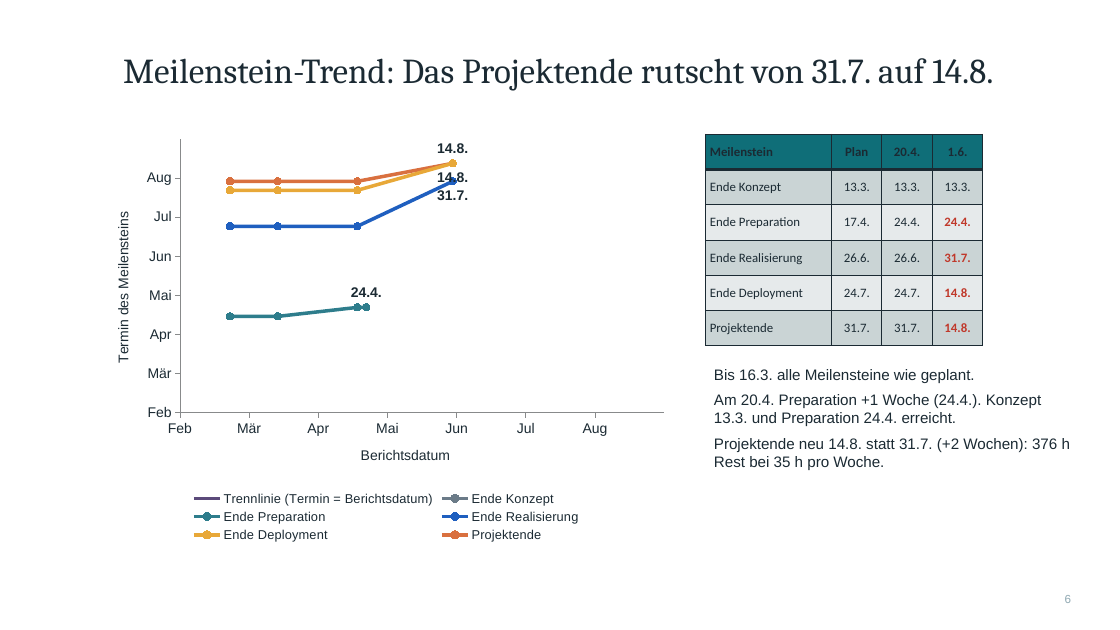
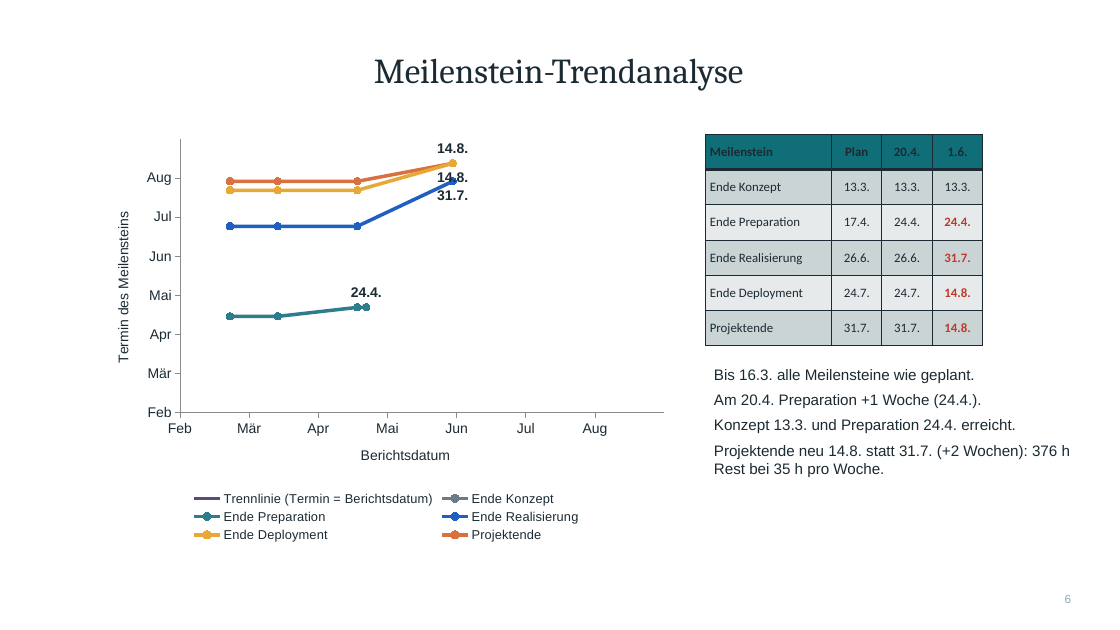
Before and after one commit to C4RN1V0R/Projektanalyse-pmqm, a slide deck: slide 6 of Projektpraesentation.pptx. Drawn at 1120x630 pixels with LibreOffice and Linux fonts; fonts in the diff are those of the drawing. Boxes give left, top, right and bottom in pixels: in the first picture for what was removed or moved away, otherwise in the second. Text is boxed around its words. In the diff, an @@ line names an element or a change of style, - is before the commit and + after.

```diff
--- a/Projektpraesentation.pptx
+++ b/Projektpraesentation.pptx
@@ title at (374,58,744,91): text changed @@
-Meilenstein-Trend: Das Projektende rutscht von 31.7. auf 14.8.
+Meilenstein-Trendanalyse
@@ text at (714,394,1016,433): text changed @@
-Am 20.4. Preparation +1 Woche (24.4.). Konzept 13.3. und Preparation 24.4. erreicht.
+Am 20.4. Preparation +1 Woche (24.4.).
+Konzept 13.3. und Preparation 24.4. erreicht.
```
Also in this commit, not shown: 4 other slides changed.
